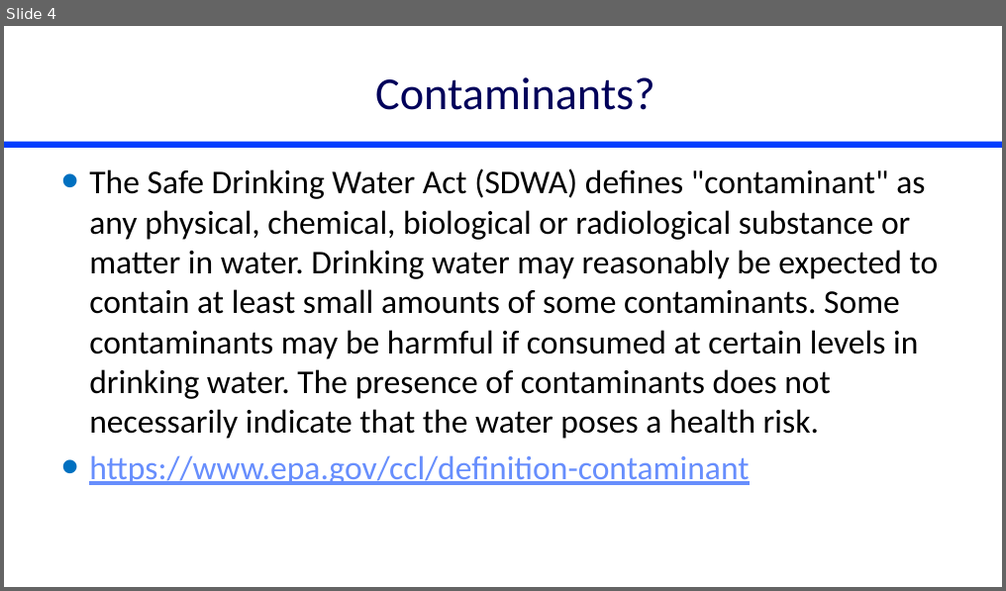
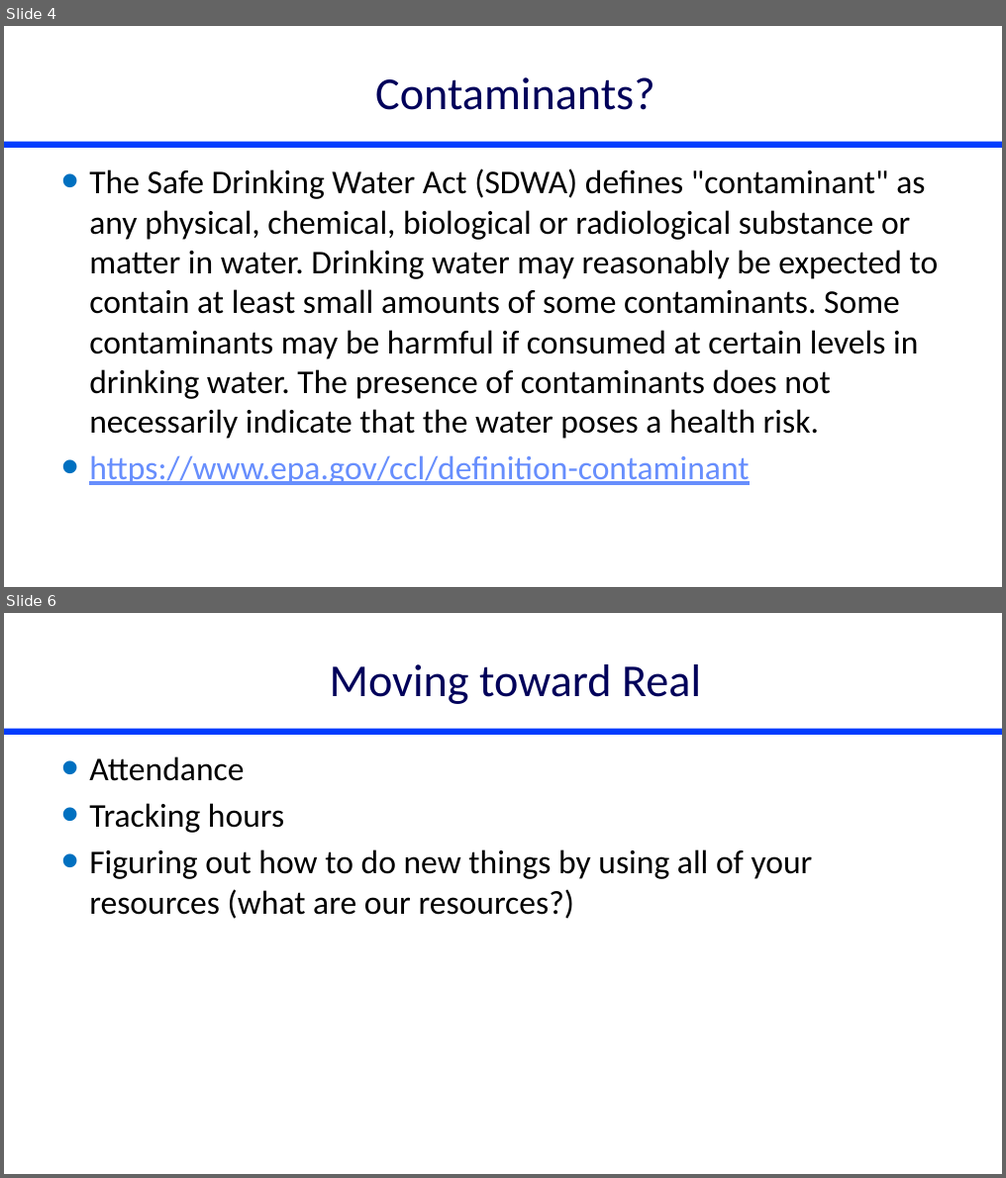
Before and after one commit to monroews/CEE4590, a slide deck: Lectures/Water Quality.pptx. Shown one above the other, each under a label of ours: slide 4 before the commit, slides 4 and 6 after it; the slides between them are not shown. The pictures are 1006x591 and 1006x1178 pixels, drawn with LibreOffice and Linux fonts; fonts in the diff are those of the drawing. Boxes give left, top, right and bottom in pixels: in the first picture for what was removed or moved away, otherwise in the second. Text is boxed around its words. In the diff, an @@ line names an element or a change of style, - is before the commit and + after.

```diff
--- a/Lectures/Water Quality.pptx
+++ b/Lectures/Water Quality.pptx
@@ slide 6 added at box(4, 613, 1002, 1174), background #FFFFFF; not listed: 1 template element that a slide beside it also shows @@
@@ title added at box(330, 664, 701, 704), 44 pt, text #00005A @@
+Moving toward Real
@@ text added at box(89, 757, 813, 919), 32 pt, text #000000 @@
+• Attendance
+• Tracking hours
+• Figuring out how to do new things by using all of your resources (what are our resources?)
```
Also in this commit, not shown: 1 slide changed, 1 other slide added, 1 slide removed.
